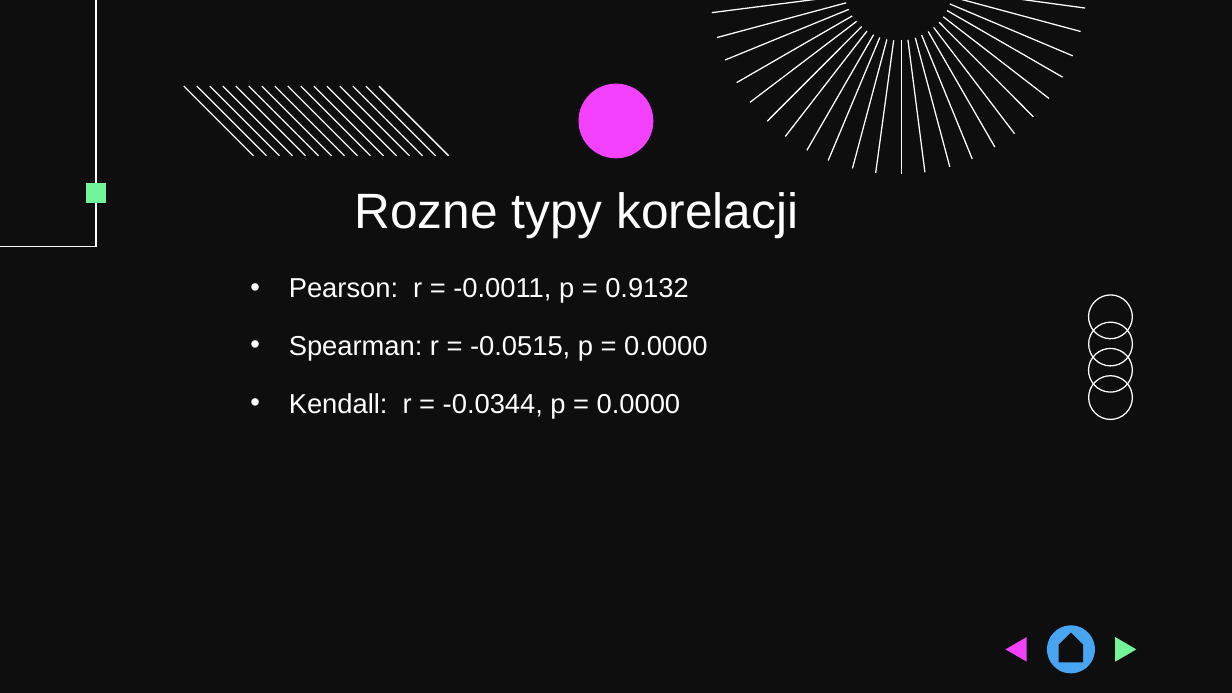
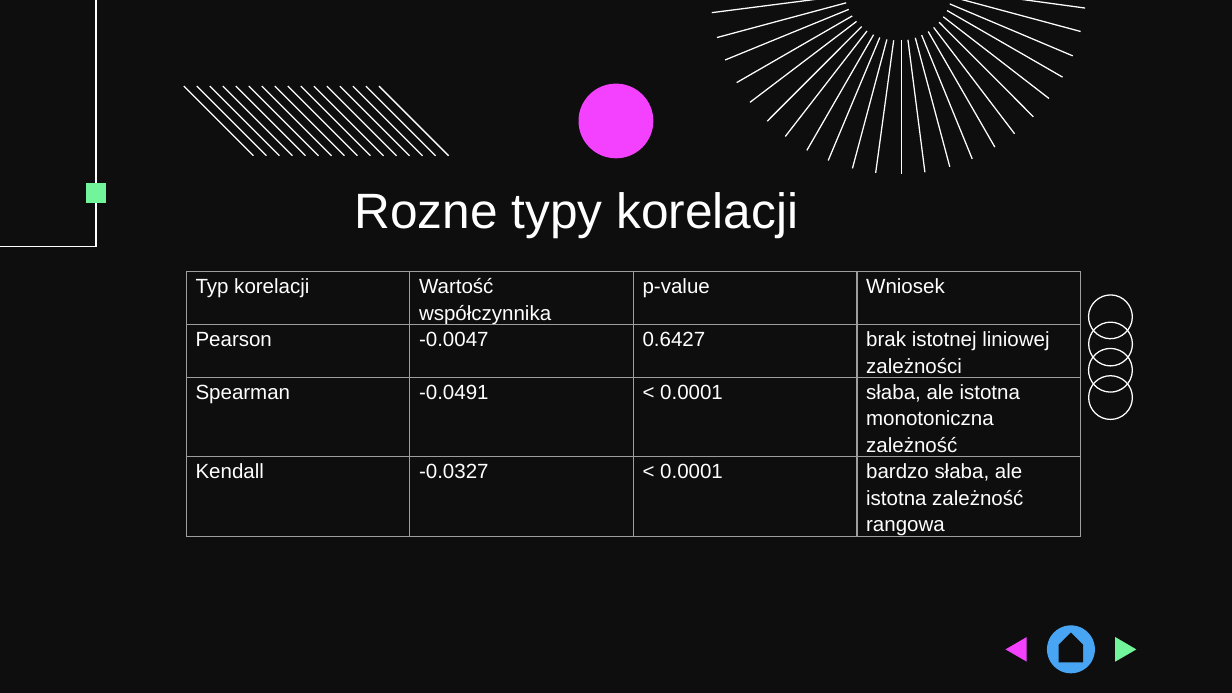
Before and after one commit to CyprianWo/AnalizaDanych-Projekt, a slide deck: slide 9 of Prezentacja_v2.pptx (slide 7 before the commit). Drawn at 1232x693 pixels with LibreOffice and Linux fonts; fonts in the diff are those of the drawing; background and template pictures are left out. Boxes give left, top, right and bottom in pixels: in the first picture for what was removed or moved away, otherwise in the second. Text is boxed around its words. In the diff, an @@ line names an element or a change of style, - is before the commit and + after.

```diff
--- a/Prezentacja_v2.pptx
+++ b/Prezentacja_v2.pptx
@@ table added at (x1=186, y1=271, x2=1080, y2=548), 4 rows, 4 columns @@
+Typ korelacji | Wartość współczynnika | p-value | Wniosek
+Pearson | -0.0047 | 0.6427 | brak istotnej liniowej zależności
+Spearman | -0.0491 | < 0.0001 | słaba, ale istotna monotoniczna zależność
+Kendall | -0.0327 | < 0.0001 | bardzo słaba, ale istotna zależność rangowa
@@ subtitle removed at (x1=289, y1=278, x2=708, y2=419) @@
-• Pearson: r = -0.0011, p = 0.9132
-• Spearman: r = -0.0515, p = 0.0000
-• Kendall: r = -0.0344, p = 0.0000
```
Also in this commit, not shown: 4 other slides changed, 9 slides added, 2 slides removed.
